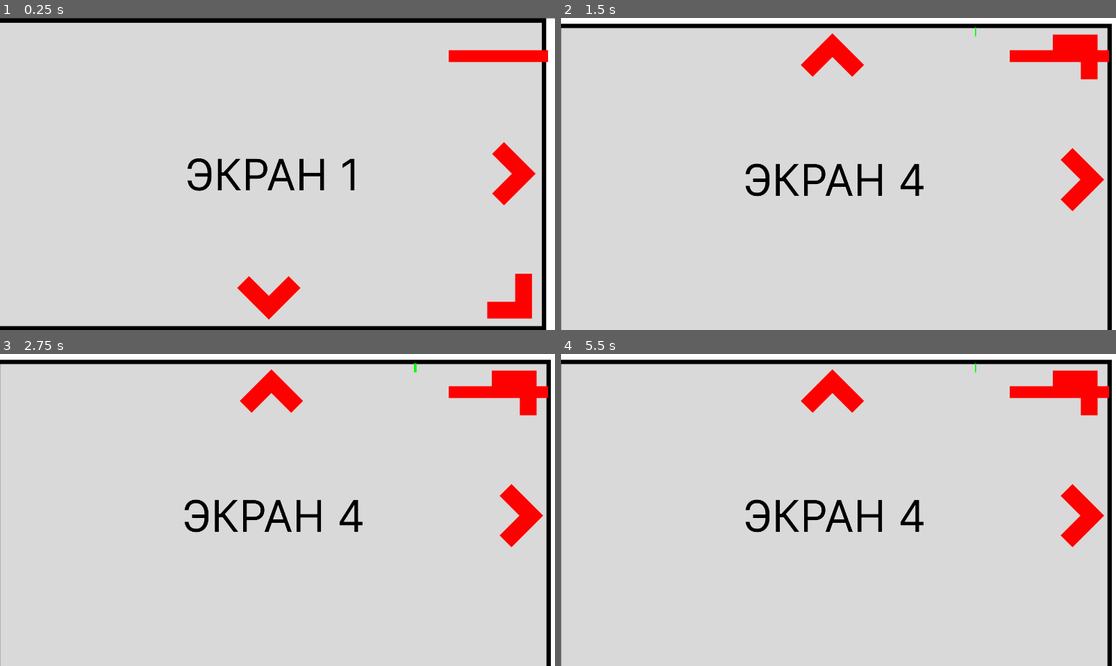
Above: before the commit, frames 1-4 (two rows, left to right).
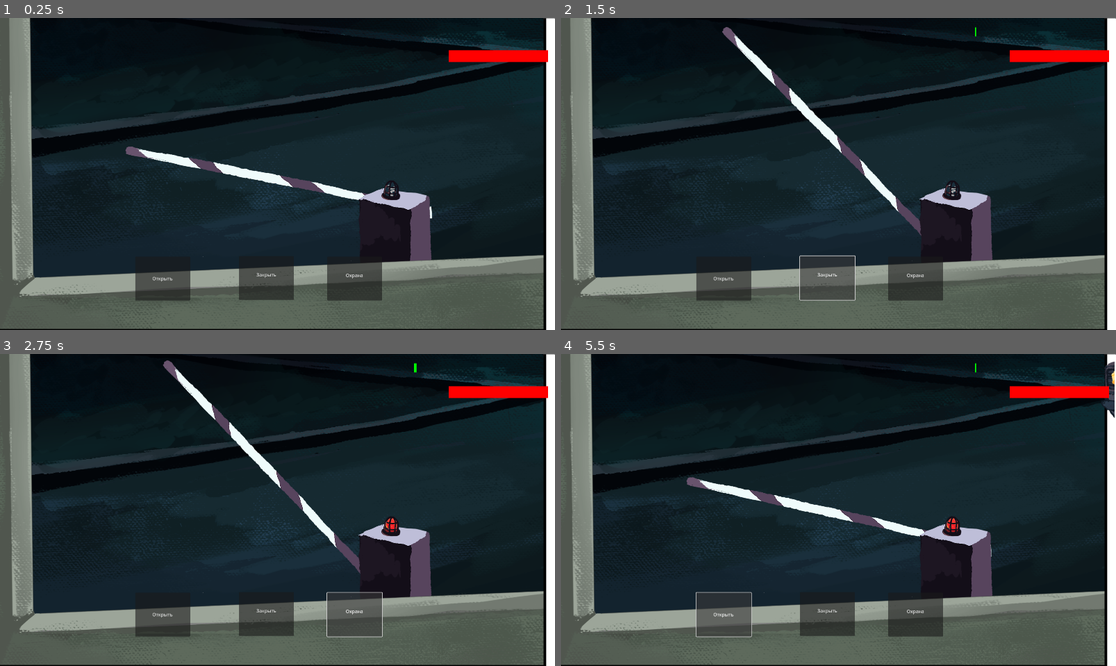
Above: after the commit, the same moments.

Repository: PistrunXvX/Unblock
Game: Godot game, scene res://Scenes/Main/main_scene.tscn
Same seed, same stepped clock (60 frames per second), same inputs: the game is played once before the commit and once after it.
Inputs (mouse positions are in pixels of both pictures, inside the frame that each line leads up to):
- Up to frame 1 (0.25 s): no input
- Up to frame 2 (1.5 s): click (721, 280) at 0.5 s, where only the run after the commit has a clickable "Открыть"; click (827, 276) at 1.25 s, where only the run after the commit has a clickable "Закрыть"
- Up to frame 3 (2.75 s): click (355, 616) at 2 s, where only the run after the commit has a clickable "Охрана"
- Up to frame 4 (5.5 s): click (721, 616) at 2.75 s, where only the run after the commit has a clickable "Открыть"; click (827, 612) at 3.5 s, where only the run after the commit has a clickable "Закрыть"; click (916, 616) at 4.25 s, where only the run after the commit has a clickable "Охрана"; click (721, 616) at 5 s, where only the run after the commit has a clickable "Открыть"

The runs differ from the first frame. In frame 1, 96% of the frame differs, in the area x 0-98%, y 0-100%; in frame 2, 98%; in frame 3, 98%; in frame 4, 98%, in the area x 0-100%, y 0-100%.

Commit message:
Add work job

Diff:
--- a/Scenes/Display/Main.tscn
+++ b/Scenes/Display/Main.tscn
@@ -1,19 +1,20 @@
-[gd_scene load_steps=22 format=3 uid="uid://u17qwj4dl4fn"]
+[gd_scene load_steps=23 format=3 uid="uid://u17qwj4dl4fn"]
 
 [ext_resource type="Script" path="res://Scenes/Display/Main.gd" id="1_36sxg"]
 [ext_resource type="Texture2D" uid="uid://05lglthdl4sj" path="res://Assets/Sprites/test_display_1.jpg" id="2_7m1ck"]
 [ext_resource type="Texture2D" uid="uid://cj46dlvcpsimv" path="res://Assets/Sprites/test_display_2.jpg" id="3_bbrll"]
 [ext_resource type="Texture2D" uid="uid://403q500ifr74" path="res://Assets/Sprites/test_display_3.jpg" id="4_2uu5r"]
+[ext_resource type="PackedScene" uid="uid://jydex1gdp0it" path="res://Scenes/GateWork/GateWork.tscn" id="4_nyqyi"]
 [ext_resource type="Texture2D" uid="uid://31o3s1ku47ue" path="res://Assets/Sprites/test_display_4.jpg" id="5_4jia0"]
 [ext_resource type="PackedScene" uid="uid://byj40cdlhan0v" path="res://Scenes/HUD/HUD.tscn" id="6_eayq5"]
 [ext_resource type="Texture2D" uid="uid://durw243mebryd" path="res://Assets/Sprites/test_display_5.jpg" id="6_ha3rk"]
 [ext_resource type="Texture2D" uid="uid://v3d3uppqqls3" path="res://Assets/Sprites/test_display_6.jpg" id="7_4k6ie"]
 
 [sub_resource type="RectangleShape2D" id="RectangleShape2D_phs4u"]
-size = Vector2(233, 1064)
+size = Vector2(161, 1080)
 
 [sub_resource type="RectangleShape2D" id="RectangleShape2D_yf4jk"]
-size = Vector2(1690, 183)
+size = Vector2(1690, 87)
 
 [sub_resource type="RectangleShape2D" id="RectangleShape2D_yefwc"]
 size = Vector2(176, 1080)
@@ -59,6 +60,9 @@
 position = Vector2(952, 560)
 texture = ExtResource("2_7m1ck")
 
+[node name="GateWork" parent="Display/Display_1" instance=ExtResource("4_nyqyi")]
+position = Vector2(-984, -568)
+
 [node name="CameraDisplay_1" type="Camera2D" parent="Display/Display_1"]
 position = Vector2(8, 0)
 ignore_rotation = false
@@ -67,13 +71,13 @@
 monitorable = false
 
 [node name="CollisionShape2D" type="CollisionShape2D" parent="Display/Display_1/EnterMouseFisplay_1"]
-position = Vector2(852.5, -28)
+position = Vector2(888.5, -20)
 shape = SubResource("RectangleShape2D_phs4u")
 
 [node name="EnterMouseDisplayDown_1" type="Area2D" parent="Display/Display_1"]
 
 [node name="CollisionShape2D" type="CollisionShape2D" parent="Display/Display_1/EnterMouseDisplayDown_1"]
-position = Vector2(-109, 427.5)
+position = Vector2(-109, 475.5)
 shape = SubResource("RectangleShape2D_yf4jk")
 
 [node name="Display_2" type="Sprite2D" parent="Display"]
--- a/Scenes/GateWork/GateWork.gd
+++ b/Scenes/GateWork/GateWork.gd
@@ -3,6 +3,7 @@
 @onready var car_color = $Car
 @onready var gate_color = $Gate
 @onready var guard_color = $Guard
+@onready var lampSignal = $LampSignal
 
 @onready var car_spawn = $Car/CarSpawn
 @onready var car_enters = $Car/CarEnters
@@ -19,6 +20,9 @@
 
 var is_car_here = false
 var is_gate_opened = false
+var offsetCardOnBlock = Vector2(512, 648)
+var offsetCarOutside = Vector2(-872, 1288)
+var spawnPositionCar = Vector2(2008, 200)
 
 var enters_time = false
 var wait_time = false
@@ -40,9 +44,20 @@
 
 
 func _on_car_spawn_timeout():
+	var tween = get_tree().create_tween()
 	car_spawn.stop()
 	is_car_here = true
 	car_color.show()
+	car_color.set_position(spawnPositionCar)
+
+	tween.stop()
+	tween.set_trans(Tween.TRANS_CUBIC)
+	tween.set_ease(Tween.EASE_IN_OUT)
+	tween.tween_property(car_color, "position", offsetCardOnBlock, 3.0).from(spawnPositionCar)
+	tween.play()
+
+	await tween.finished
+
 	car_wait.start()
 	beep_time.start()
 	wait_time = true
@@ -50,29 +65,58 @@
 
 
 func _on_open_pressed():
+	var tween = get_tree().create_tween()
 	gate_op.start()
+
+	tween.stop()
+	tween.set_trans(Tween.TRANS_CUBIC)
+	tween.set_ease(Tween.EASE_IN_OUT)
+	tween.tween_property(gate_color, "rotation_degrees", 35, 2.0).from(0)
+	tween.play()
+
+	await tween.finished
+
 	print("Gate Opens")
 
 
-
 func _on_gate_opens_timeout():
-	gate_color.color = Color.GREEN
+	lampSignal.show()
 	is_gate_opened = true
 	print("Gate Opened")
 
 
 func _on_close_pressed():
+	var tween = get_tree().create_tween()
 	gate_cl.start()
+
+	tween.stop()
+	tween.set_trans(Tween.TRANS_CUBIC)
+	tween.set_ease(Tween.EASE_IN_OUT)
+	tween.tween_property(gate_color, "rotation_degrees", 0, 1.0).from(35)
+	tween.play()
+
+	await tween.finished
+
 	print("Gate Closes")
 
 
 func _on_gate_closes_timeout():
-	gate_color.color = Color.RED
+	lampSignal.hide()
 	is_gate_opened = false
 	print("Gate Closed")
 
 
 func _on_car_enters_timeout():
+	var tween = get_tree().create_tween()
+
+	tween.stop()
+	tween.set_trans(Tween.TRANS_CUBIC)
+	tween.set_ease(Tween.EASE_IN_OUT)
+	tween.tween_property(car_color, "position", offsetCarOutside, 3.0).from(offsetCardOnBlock)
+	tween.play()
+
+	await tween.finished
+
 	car_color.hide()
 	car_spawn.start()
 	print("hehehe")
--- a/Scenes/GateWork/GateWork.tscn
+++ b/Scenes/GateWork/GateWork.tscn
@@ -1,17 +1,25 @@
-[gd_scene load_steps=2 format=3 uid="uid://jydex1gdp0it"]
+[gd_scene load_steps=9 format=3 uid="uid://jydex1gdp0it"]
 
 [ext_resource type="Script" path="res://Scenes/GateWork/GateWork.gd" id="1_6u2fo"]
+[ext_resource type="Texture2D" uid="uid://dlx5m3j5ygcvu" path="res://Assets/Sprites/display_1/background.png" id="2_fw47m"]
+[ext_resource type="Texture2D" uid="uid://i4b0p2jcv5vt" path="res://Assets/Sprites/display_1/car.png" id="3_sjig8"]
+[ext_resource type="Texture2D" uid="uid://b140qhpwusas" path="res://Assets/Sprites/display_1/block.png" id="4_0oi11"]
+[ext_resource type="Texture2D" uid="uid://spepnrm1nyyv" path="res://Assets/Sprites/display_1/block_rock.png" id="5_7if14"]
+[ext_resource type="Texture2D" uid="uid://big0hu57e4pr2" path="res://Assets/Sprites/display_1/wall.png" id="6_fq13c"]
+[ext_resource type="Texture2D" uid="uid://cad4cknhekxlk" path="res://Assets/Sprites/display_1/lamp_default.png" id="7_exm0x"]
+[ext_resource type="Texture2D" uid="uid://cp78j5dvq60vh" path="res://Assets/Sprites/display_1/lamp_signal.png" id="8_ireso"]
 
 [node name="GateWork" type="Node2D"]
 script = ExtResource("1_6u2fo")
 
-[node name="Car" type="ColorRect" parent="."]
-visible = false
-offset_left = 133.0
-offset_top = 64.0
-offset_right = 515.0
-offset_bottom = 396.0
-color = Color(1, 0, 1, 1)
+[node name="Background" type="Sprite2D" parent="."]
+position = Vector2(960, 544)
+texture = ExtResource("2_fw47m")
+
+[node name="Car" type="Sprite2D" parent="."]
+position = Vector2(-872, 1288)
+scale = Vector2(0.9, 0.885185)
+texture = ExtResource("3_sjig8")
 
 [node name="CarSpawn" type="Timer" parent="Car"]
 wait_time = 5.0
@@ -36,12 +44,10 @@
 wait_time = 5.0
 one_shot = true
 
-[node name="Gate" type="ColorRect" parent="."]
-offset_left = 119.0
-offset_top = 442.0
-offset_right = 1055.0
-offset_bottom = 495.0
-color = Color(1, 0, 0, 1)
+[node name="Gate" type="Sprite2D" parent="."]
+position = Vector2(1224, 464)
+scale = Vector2(0.8375, 0.889815)
+texture = ExtResource("4_0oi11")
 
 [node name="GateOpens" type="Timer" parent="Gate"]
 wait_time = 2.0
@@ -50,7 +56,16 @@
 [node name="GateCloses" type="Timer" parent="Gate"]
 one_shot = true
 
+[node name="BlockRock" type="Sprite2D" parent="."]
+position = Vector2(912, 456)
+texture = ExtResource("5_7if14")
+
+[node name="Wall" type="Sprite2D" parent="."]
+position = Vector2(960, 544)
+texture = ExtResource("6_fq13c")
+
 [node name="Guard" type="ColorRect" parent="."]
+visible = false
 offset_left = 1313.0
 offset_top = 119.0
 offset_right = 1467.0
@@ -91,6 +106,17 @@
 
 "
 
+[node name="LampDefault" type="Sprite2D" parent="."]
+position = Vector2(896, 456)
+texture = ExtResource("7_exm0x")
+
+[node name="LampSignal" type="Sprite2D" parent="."]
+visible = false
+position = Vector2(896, 456)
+texture = ExtResource("8_ireso")
+
+[node name="SIgnal" type="Timer" parent="LampSignal"]
+
 [connection signal="timeout" from="Car/CarSpawn" to="." method="_on_car_spawn_timeout"]
 [connection signal="timeout" from="Car/CarEnters" to="." method="_on_car_enters_timeout"]
 [connection signal="timeout" from="Car/CarWaiting" to="." method="_on_car_waiting_timeout"]
@@ -104,3 +130,4 @@
 [connection signal="pressed" from="Open" to="." method="_on_open_pressed"]
 [connection signal="pressed" from="Close" to="." method="_on_close_pressed"]
 [connection signal="pressed" from="GuardButton" to="." method="_on_guard_button_pressed"]
+[connection signal="timeout" from="LampSignal/SIgnal" to="." method="_on_gate_opens_timeout"]
--- a/Scenes/Main/main_scene.tscn
+++ b/Scenes/Main/main_scene.tscn
@@ -10,5 +10,3 @@
 [node name="Main" parent="." instance=ExtResource("1_m0ty2")]
 
 [node name="Node" parent="." instance=ExtResource("2_i2dqs")]
-
-[connection signal="start_day" from="Node" to="." method="_on_node_start_day"]
Binary file added: Assets/Sprites/display_1/background.png
Not shown, added: Assets/Sprites/display_1/background.png.import
Binary file added: Assets/Sprites/display_1/block.png
Not shown, added: Assets/Sprites/display_1/block.png.import
Binary file added: Assets/Sprites/display_1/block_rock.png
Not shown, added: Assets/Sprites/display_1/block_rock.png.import
Binary file added: Assets/Sprites/display_1/car.png
Not shown, added: Assets/Sprites/display_1/car.png.import
Binary file added: Assets/Sprites/display_1/lamp_default.png
Not shown, added: Assets/Sprites/display_1/lamp_default.png.import
Binary file added: Assets/Sprites/display_1/lamp_signal.png
Not shown, added: Assets/Sprites/display_1/lamp_signal.png.import
(and 2 more such lines)
